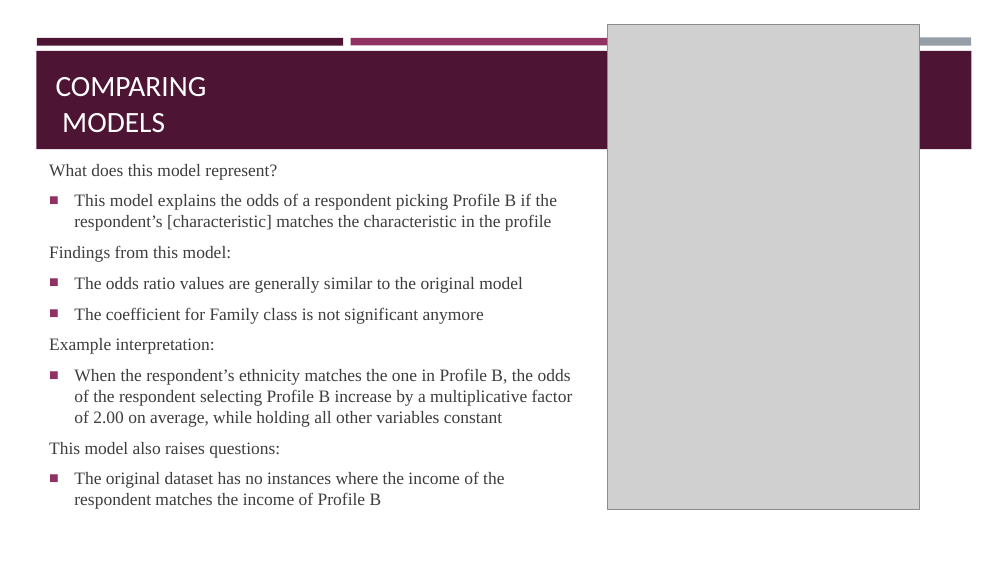
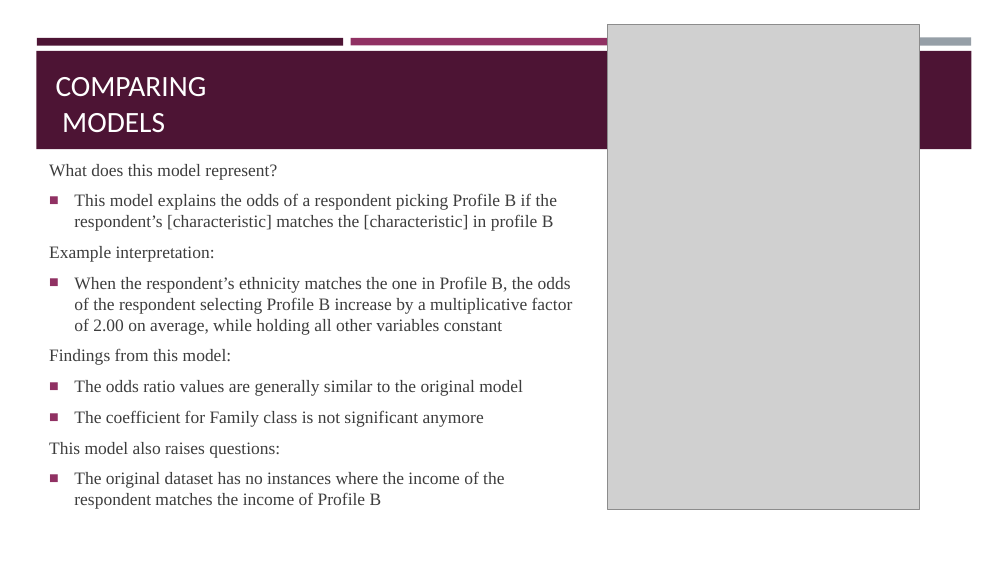
Before and after one commit to KimochiKimchi/StatsII_Spring2024, a slide deck: slide 8 of replication/my_replication/Replication Presentation.pptx (slide 7 before the commit). Drawn at 1008x567 pixels with LibreOffice and Linux fonts; fonts in the diff are those of the drawing; grey boxes stand for pictures. Boxes give left, top, right and bottom in pixels: in the first picture for what was removed or moved away, otherwise in the second. Text is boxed around its words. In the diff, an @@ line names an element or a change of style, - is before the commit and + after.

```diff
--- a/replication/my_replication/Replication Presentation.pptx
+++ b/replication/my_replication/Replication Presentation.pptx
@@ text at bbox=[49, 193, 573, 335]: text changed @@
-■ This model explains the odds of a respondent picking Profile B if the respondent’s [characteristic] matches the characteristic in the profile
+■ This model explains the odds of a respondent picking Profile B if the respondent’s [characteristic] matches the [characteristic] in profile B
+Example interpretation:
+■ When the respondent’s ethnicity matches the one in Profile B, the odds of the respondent selecting Profile B increase by a multiplicative factor of 2.00 on average, while holding all other variables constant
@@ text at bbox=[49, 338, 573, 427]: paragraphs removed @@
-Example interpretation:
-■ When the respondent’s ethnicity matches the one in Profile B, the odds of the respondent selecting Profile B increase by a multiplicative factor of 2.00 on average, while holding all other variables constant
```
Also in this commit, not shown: 6 other slides changed, 1 slide added, 1 other file.
